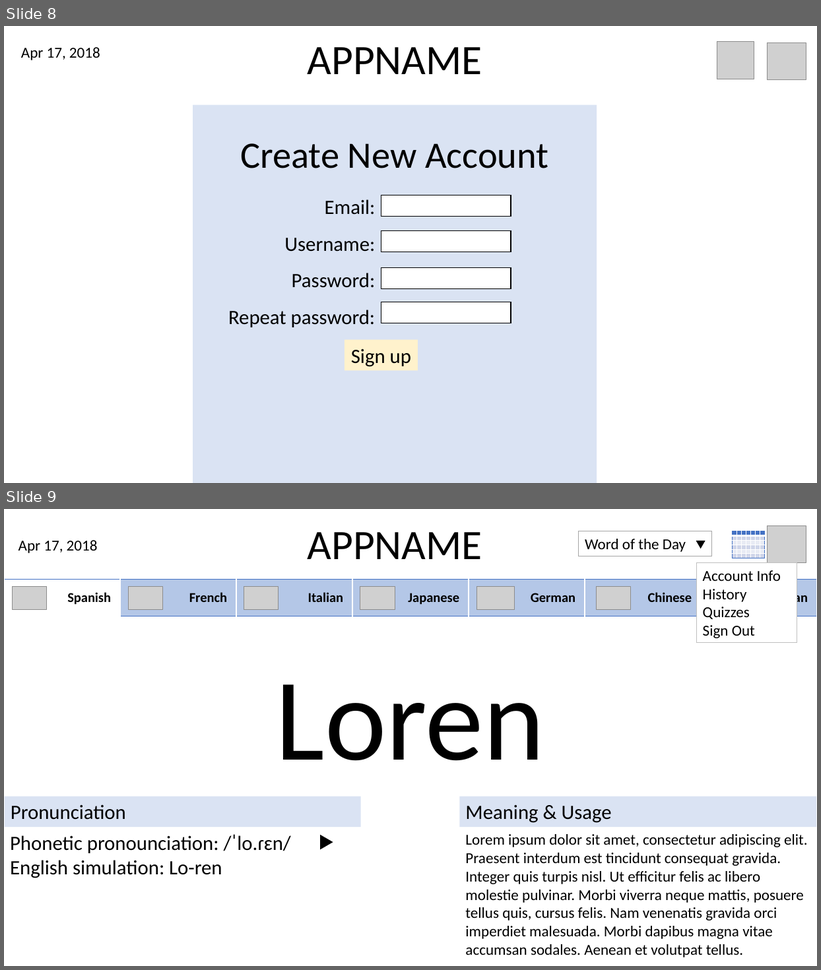
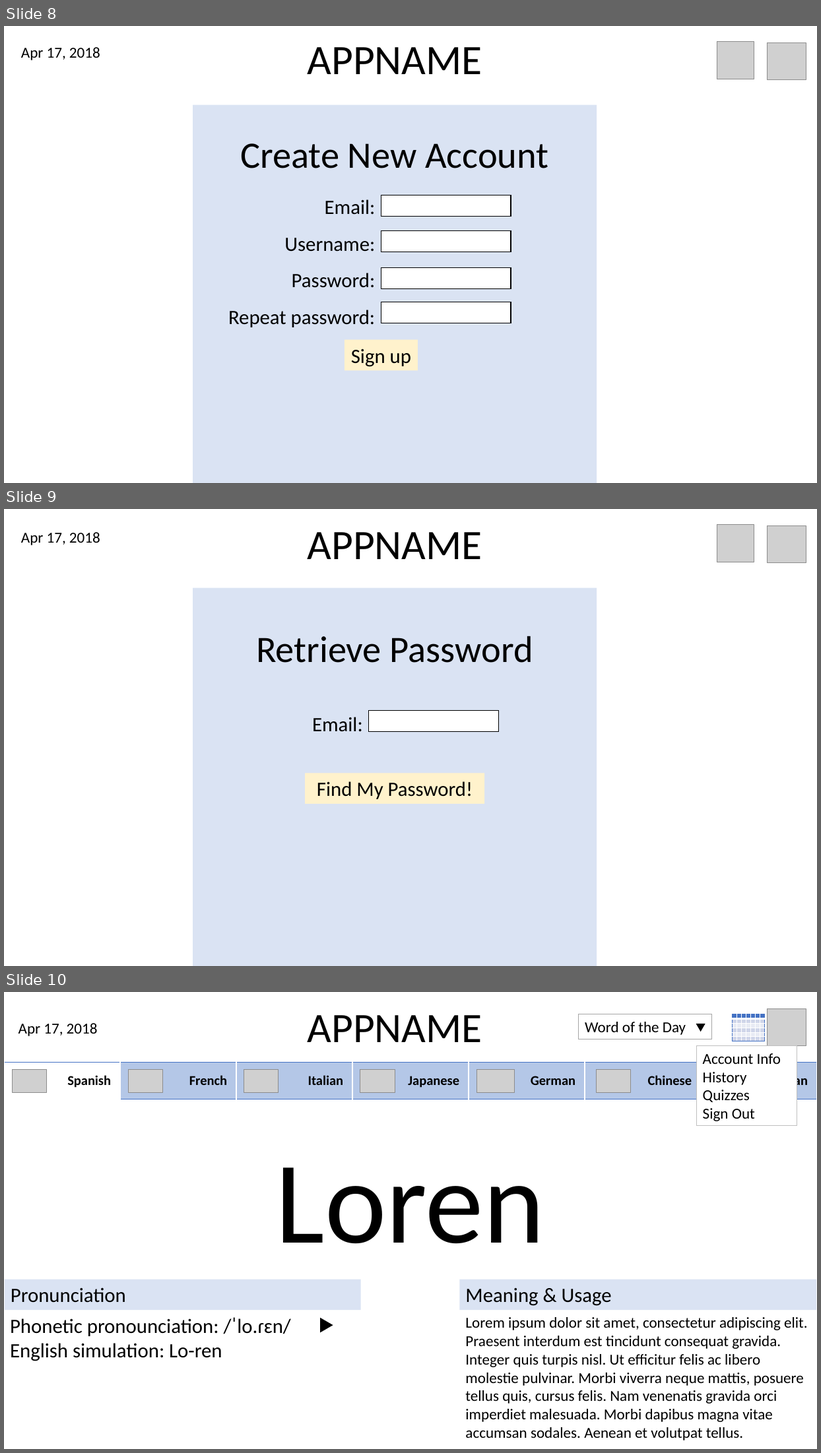
Before and after one commit to g3aguirr/cogo, a slide deck: Sketches/Prototype/Prototype1/Prototype1.pptx. Shown one above the other, each under a label of ours: slides 8 and 9 before the commit, slides 8, 9 and 10 after it. The pictures are 821x970 and 821x1453 pixels, drawn with LibreOffice and Linux fonts; fonts in the diff are those of the drawing; grey boxes stand for pictures. Boxes give left, top, right and bottom in pixels: in the first picture for what was removed or moved away, otherwise in the second. Text is boxed around its words. In the diff, an @@ line names an element or a change of style, - is before the commit and + after.

Commit message:
Added password retrieval page

```diff
--- a/Sketches/Prototype/Prototype1/Prototype1.pptx
+++ b/Sketches/Prototype/Prototype1/Prototype1.pptx
@@ slide 9 added at <box>4,509,817,966</box>, background #FFFFFF @@
@@ picture added at <box>717,525,755,562</box> @@
@@ picture added at <box>768,526,806,563</box> @@
@@ text added at <box>21,532,100,545</box>, 18 pt, text #000000 @@
+Apr 17, 2018
@@ text added at <box>308,532,482,559</box>, 49.5 pt, text #000000 @@
+APPNAME
@@ rectangle added at <box>193,588,597,966</box>, fill #DAE3F3 @@
@@ text added at <box>256,636,533,663</box>, 44 pt, text #000000 @@
+Retrieve Password
@@ text added at <box>312,717,363,732</box>, 24 pt, text #000000 @@
+Email:
@@ rectangle added at <box>369,711,499,732</box>, fill #FFFFFF, outline #000000 1 pt @@
@@ rectangle added at <box>306,773,484,803</box>, fill #FFF2CC, 24 pt, text #000000 @@
+Find My Password!
@@ what was slide 9 is now slide 10 @@
```
Also in this commit, not shown: 1 slide changed.
